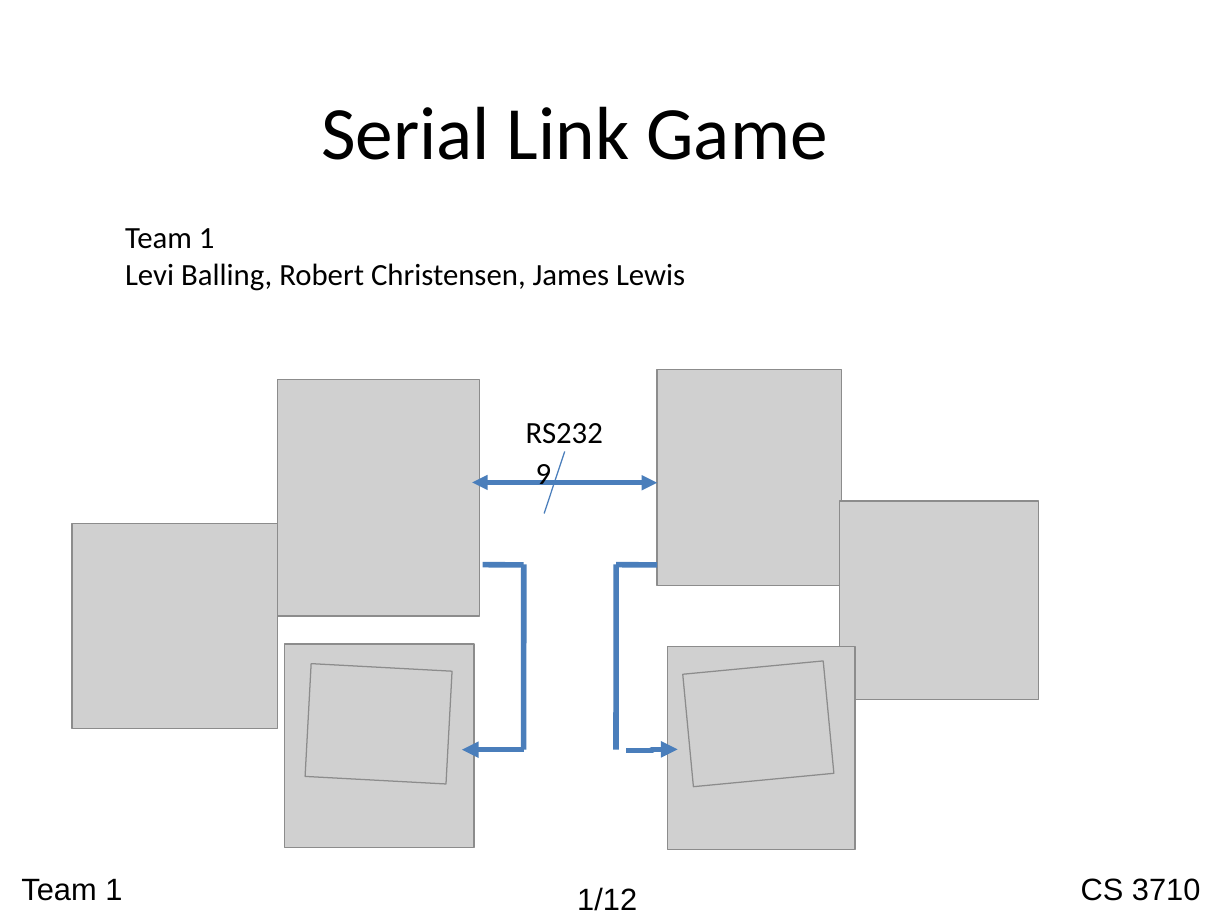
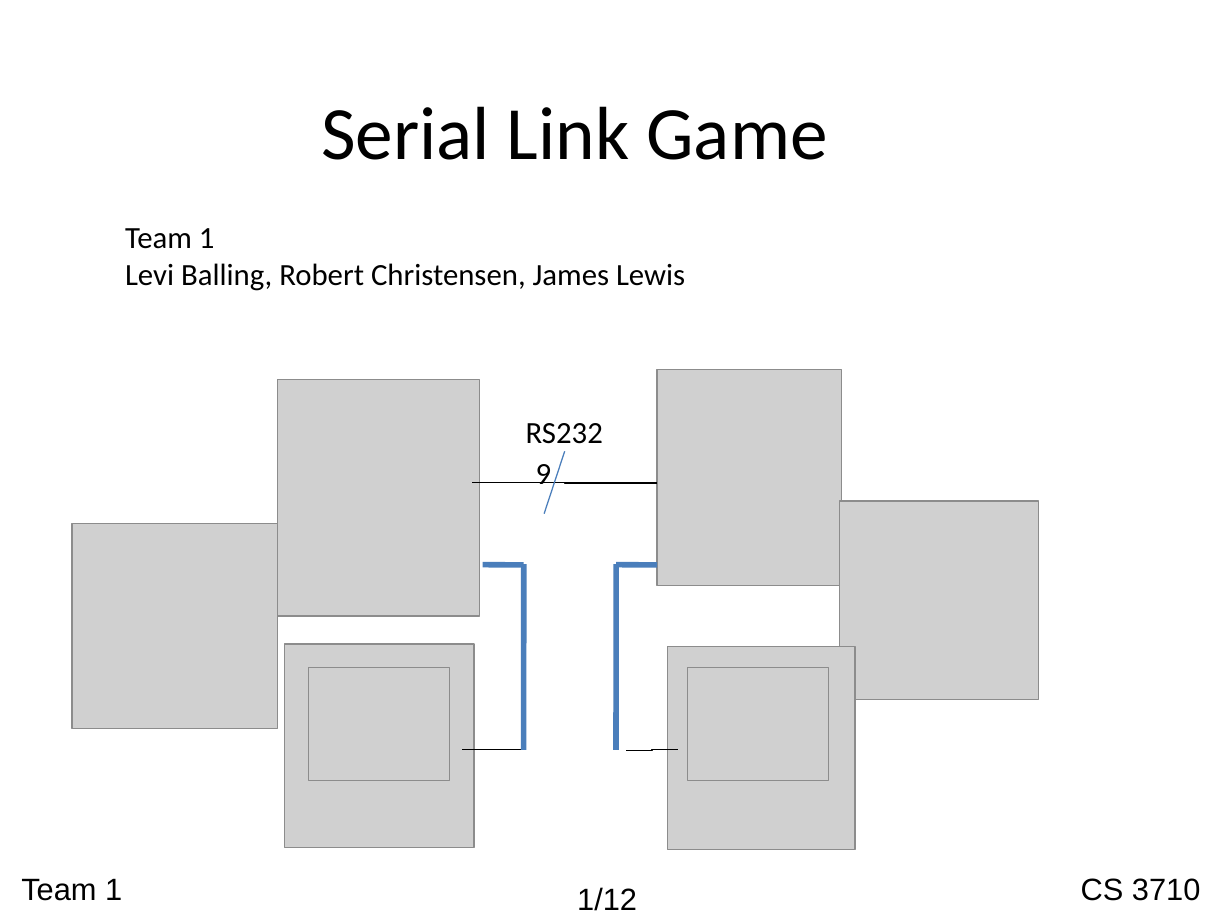
Before and after one commit to nachtluce/3710-Project, a slide deck: slide 1 of documentation/cs3710_presentation.ppt. Drawn at 1232x924 pixels with LibreOffice and Linux fonts; fonts in the diff are those of the drawing; grey boxes stand for pictures; background and template pictures are left out. Boxes give left, top, right and bottom in pixels: in the first picture for what was removed or moved away, otherwise in the second. Text is boxed around its words. In the diff, an @@ line names an element or a change of style, - is before the commit and + after.

```diff
--- a/documentation/cs3710_presentation.ppt
+++ b/documentation/cs3710_presentation.ppt
@@ elbow double arrow (472, 483) - (657, 483): elbow double arrow to elbow line; stroke #4A7EBB 3 pt to #000000 0.74 pt @@
@@ picture at (308, 668, 450, 781): rotation 3 to 0 degrees @@
@@ picture at (687, 668, 829, 781): rotation 354 to 0 degrees @@
@@ elbow arrow (524, 749) - (462, 750): elbow arrow to elbow line; stroke #4A7EBB 3.26 pt to #000000 0.74 pt @@
@@ elbow arrow (626, 750) - (678, 749): elbow arrow to elbow line; stroke #4A7EBB 3.26 pt to #000000 0.74 pt @@
```
Also in this commit, not shown: 9 other slides changed, 2 slides added.
